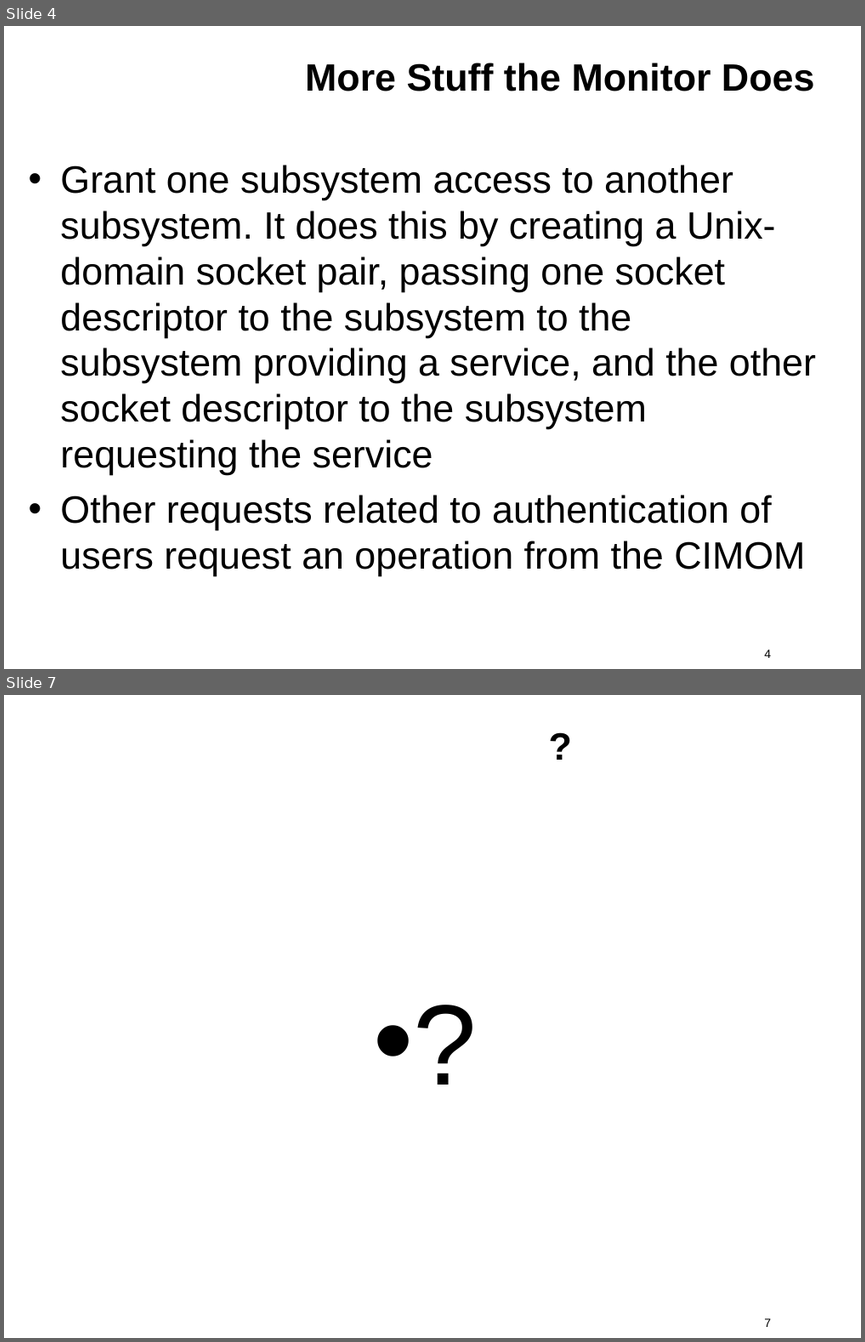
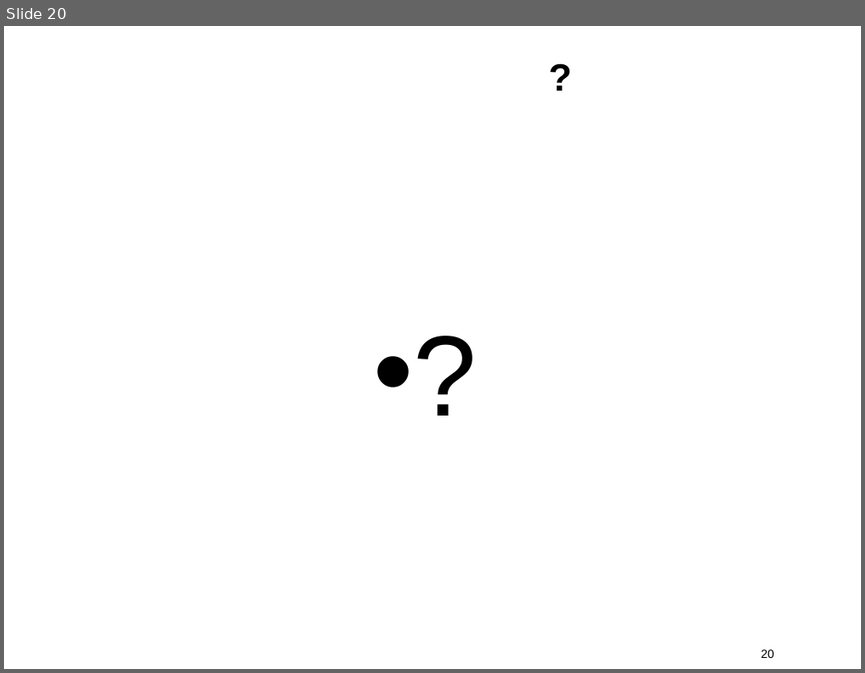
Before and after one commit to kkaempf/openwbem, a slide deck: doc/MDC-06-Security.odp. Shown one above the other, each under a label of ours: slides 4 and 7 before the commit, slide 20 after it; the slides between them are not shown. The pictures are 865x1342 and 865x673 pixels, drawn with LibreOffice and Linux fonts; fonts in the diff are those of the drawing; background and template pictures are left out. Boxes give left, top, right and bottom in pixels: in the first picture for what was removed or moved away, otherwise in the second. Text is boxed around its words. In the diff, an @@ line names an element or a change of style, - is before the commit and + after.

```diff
--- a/doc/MDC-06-Security.odp
+++ b/doc/MDC-06-Security.odp
@@ slide 4 removed at (4,26,861,669), background #FFFFFF @@
@@ title removed at (305,63,815,91) @@
-More Stuff the Monitor Does
@@ text removed at (60,165,816,576) @@
-• Grant one subsystem access to another subsystem. It does this by creating a Unix-domain socket pair, passing one socket descriptor to the subsystem to the subsystem providing a service, and the other socket descriptor to the subsystem requesting the service
-• Other requests related to authentication of users request an operation from the CIMOM
@@ page number removed at (764,649,771,658) @@
-4
@@ what was slide 7 is now slide 20 @@
@@ page number at (760,649,774,658): text changed @@
-7
+20
```
Also in this commit, not shown: 4 slides changed, 15 slides added, 1 other slide removed.
